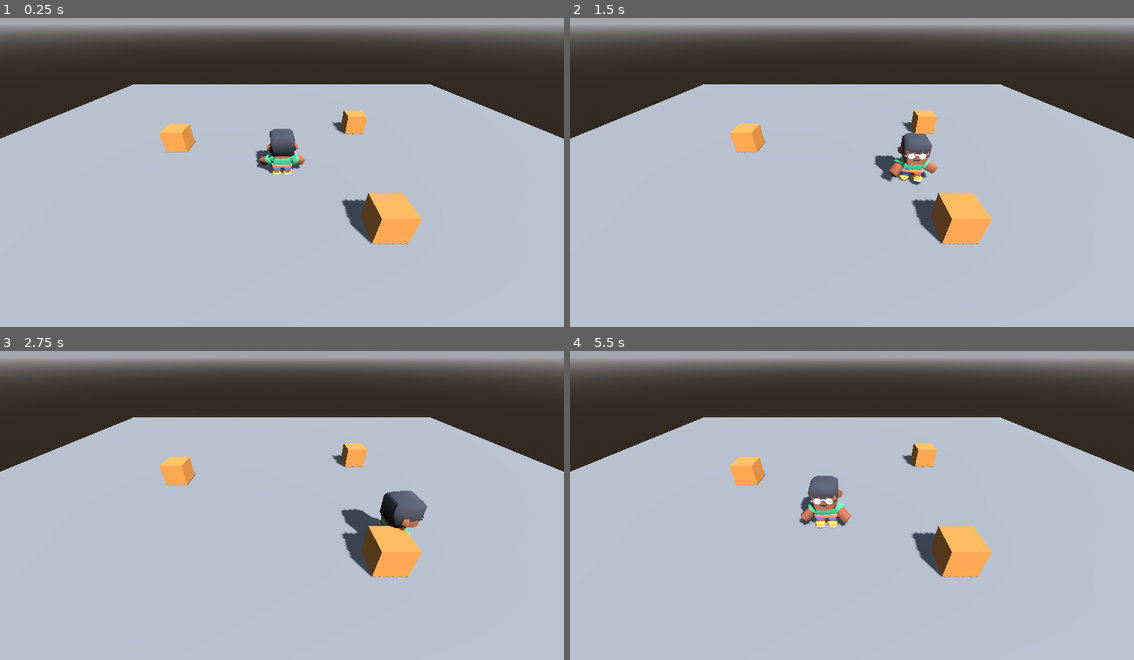
Above: before the commit, frames 1-4 (two rows, left to right).
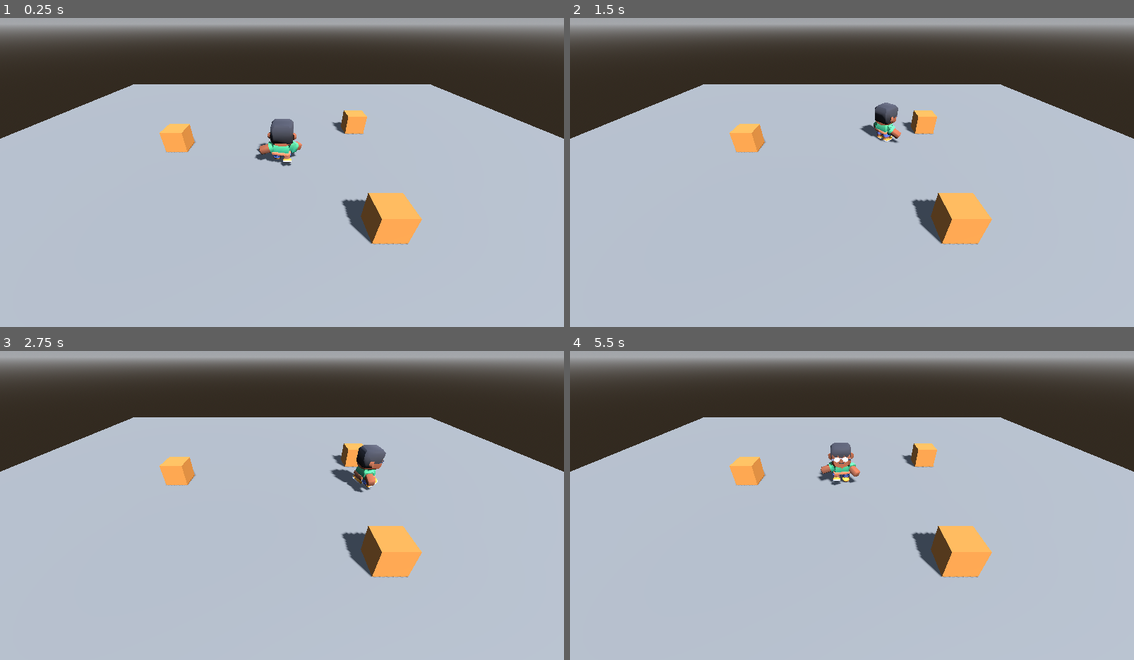
Above: after the commit, the same moments.

Repository: MaYueLRz/DistritoTropel
Game: Godot game, scene res://main.tscn
The game is run twice, just before and just after one commit, with the same random seed, the same clock (stepped at 60 frames per second) and the same inputs.
Inputs:
- Up to frame 1 (0.25 s): no input
- Up to frame 2 (1.5 s): hold D (move_right) 0.53-1.28 s; tap J (golpe) at 0.6 s; tap Ctrl (rodar) at 0.8, 1.35 s; hold S (move_down) from 1.28 s (still down)
- Up to frame 3 (2.75 s): tap J (golpe) at 1.55, 2.1 s; release S (move_down) at 2.03 s; hold D (move_right) from 2.03 s (still down); tap Ctrl (rodar) at 2.3 s
- Up to frame 4 (5.5 s): release D (move_right) at 2.78 s; hold W (move_up) 2.78-3.53 s; tap Ctrl (rodar) at 2.85, 3.8, 4.35, 5.3 s; tap J (golpe) at 3.05, 3.6, 4.55, 5.1 s; hold A (move_left) 3.53-5.03 s; hold S (move_down) from 5.03 s (still down)

The runs differ from the first frame. In frame 1, 1.0% of the frame differs, in the area x 45-55%, y 32-51%; in frame 2, 1.6%; in frame 3, 1.9%, in the area x 58-76%, y 30-60%; in frame 4, 1.6%.

Commit message:
T7 N2 - Tarea B - estados con tiempo

Diff:
--- a/golpe.gd
+++ b/golpe.gd
@@ -1,16 +1,37 @@
 extends Node
 
-@export var tecla = "golpe"
+enum Estado { LISTA, ACTIVA, RECARGA }
+
+@export var tecla = "rodar"
+@export var duracion = 0.3
+@export var recarga = 1.2
 @onready var pj = get_parent()
 
-var usos = 0
+var estado = Estado.LISTA
+var tiempo = 0.0
 
 
-func _ready():
-	print("Nodo Rodar listo. Tecla: ", tecla)
+func _physics_process(delta):
+	tiempo -= delta
+	match estado:
+		Estado.LISTA:
+			if Input.is_action_just_pressed(tecla):
+				empezar()
+		Estado.ACTIVA:
+			if tiempo <= 0.001:  # 0.001 y no 0: restar 1/60 no da exacto
+				terminar()
+		Estado.RECARGA:
+			if tiempo <= 0.001:
+				estado = Estado.LISTA
 
 
-func _physics_process(_delta):
-	if Input.is_action_just_pressed(tecla):
-		usos += 1
-		print("empieza: ", tecla, " · uso número ", usos)
+func empezar():
+	estado = Estado.ACTIVA
+	tiempo = duracion
+	print("empieza: ", tecla)
+
+
+func terminar():
+	estado = Estado.RECARGA
+	tiempo = recarga
+	print("termina: ", tecla)
--- a/main.tscn
+++ b/main.tscn
@@ -86,7 +86,7 @@
 [node name="Personaje" type="CharacterBody3D" parent="." unique_id=2111096892 node_paths=PackedStringArray("camara")]
 script = ExtResource("1_pj")
 camara = NodePath("../Camera3D")
-prueba = 4
+prueba = 3
 accion_prueba = "golpe"
 
 [node name="CollisionShape3D" type="CollisionShape3D" parent="Personaje" unique_id=1336971857]
@@ -98,3 +98,6 @@
 
 [node name="Golpe" type="Node" parent="Personaje" unique_id=116596377]
 script = ExtResource("3_h2yge")
+tecla = "golpe"
+duracion = 0.4
+recarga = 0.5
